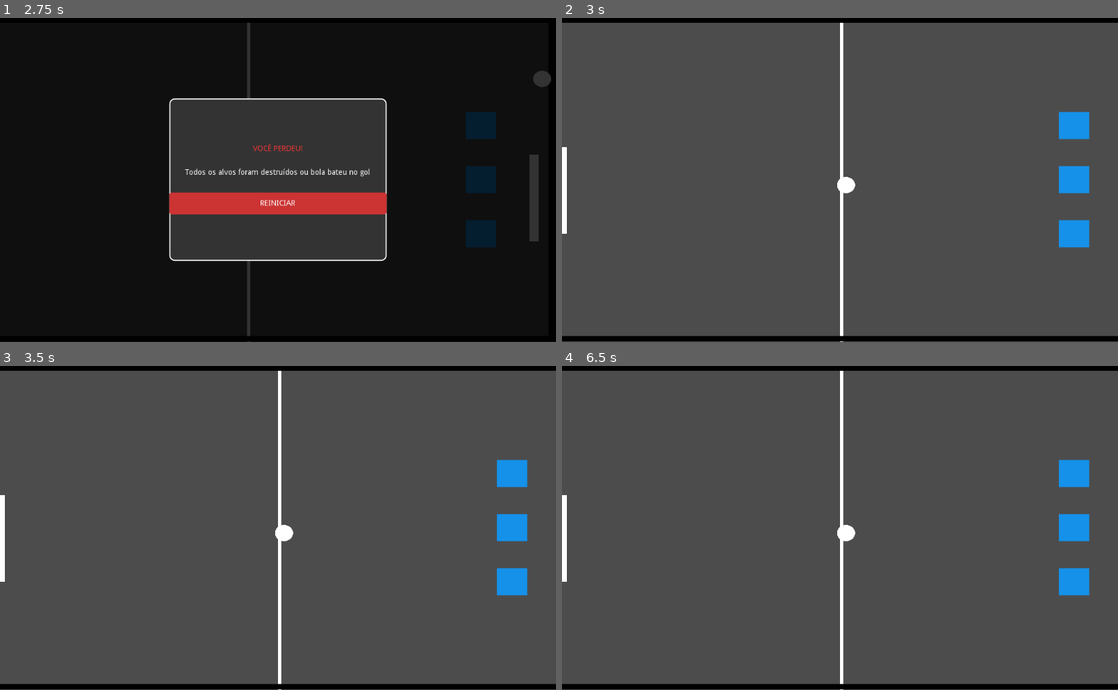
Above: before the commit, frames 1-4 (two rows, left to right).
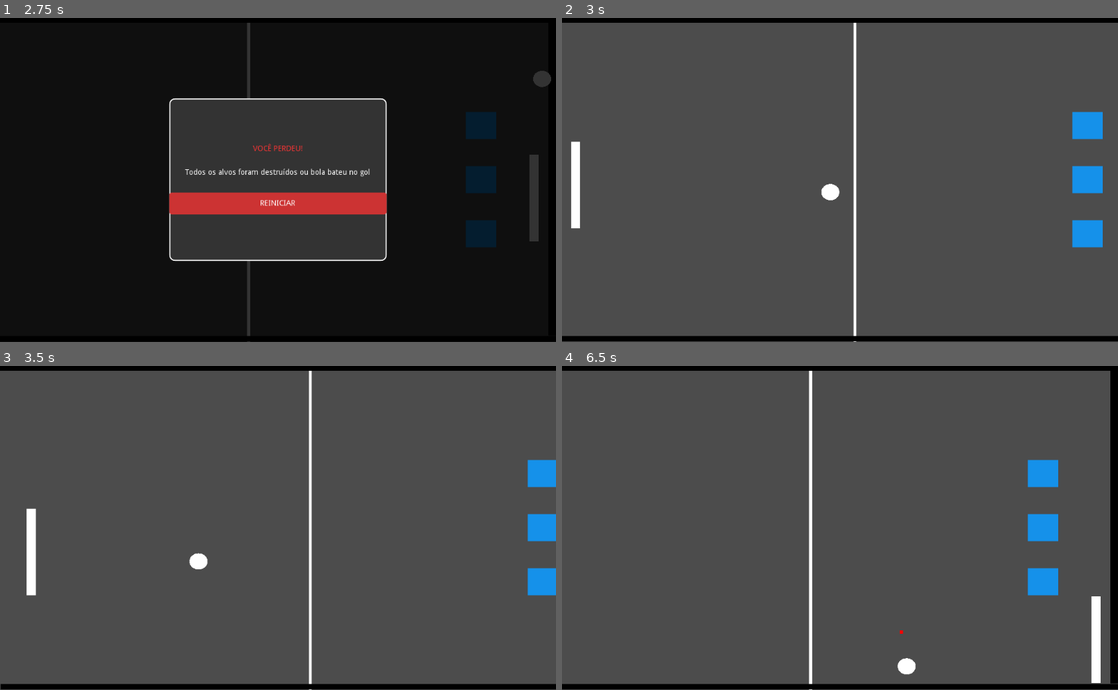
Above: after the commit, the same moments.

Repository: cebuliski/RevoltaDoPong
Game: Godot game, scene res://Jogo.tscn
The game is run twice, just before and just after one commit, with the same random seed, the same clock (stepped at 60 frames per second) and the same inputs.
Inputs:
- Up to frame 1 (2.75 s): hold Up (ui_up) 0.53-1.28 s; hold Down (ui_down) 1.28-2.03 s; hold Up (ui_up) from 2.03 s (still down)
- Up to frame 2 (3 s): release Up (ui_up) at 2.75 s; click "REINICIAR" at 2.75 s
- Up to frame 3 (3.5 s): no input
- Up to frame 4 (6.5 s): hold Up (ui_up) 3.53-4.28 s; hold Down (ui_down) from 4.28 s (still down)

Frame 1 is identical in both runs. In frame 2, 3.4% of the frame differs, in the area x 0-98%, y 1-100%; in frame 3, 4.9%; in frame 4, 6.3%, in the area x 0-100%, y 1-100%.

Commit message:
fix: restart game correctly

Diff:
--- a/Jogo.gd
+++ b/Jogo.gd
@@ -31,6 +31,10 @@
 # ===== FUNÇÕES DE INICIALIZAÇÃO =====
 
 func _ready():
+	# GARANTIA: Força o jogo a NÃO estar pausado ao iniciar
+	# Isso resolve o bug da bola parada após reiniciar
+	get_tree().paused = false
+
 	# Garante que a interface de Game Over está invisível no início do jogo
 	# Ela só deve aparecer quando todos os alvos forem destruídos
 	game_over_ui.visible = false
